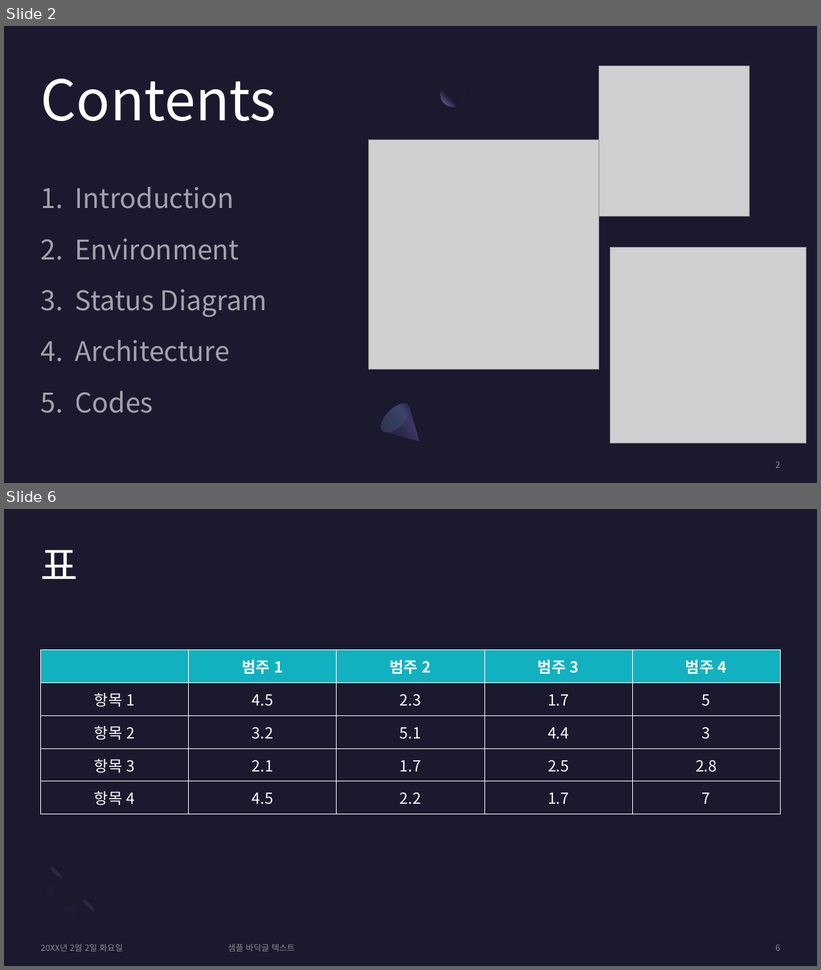
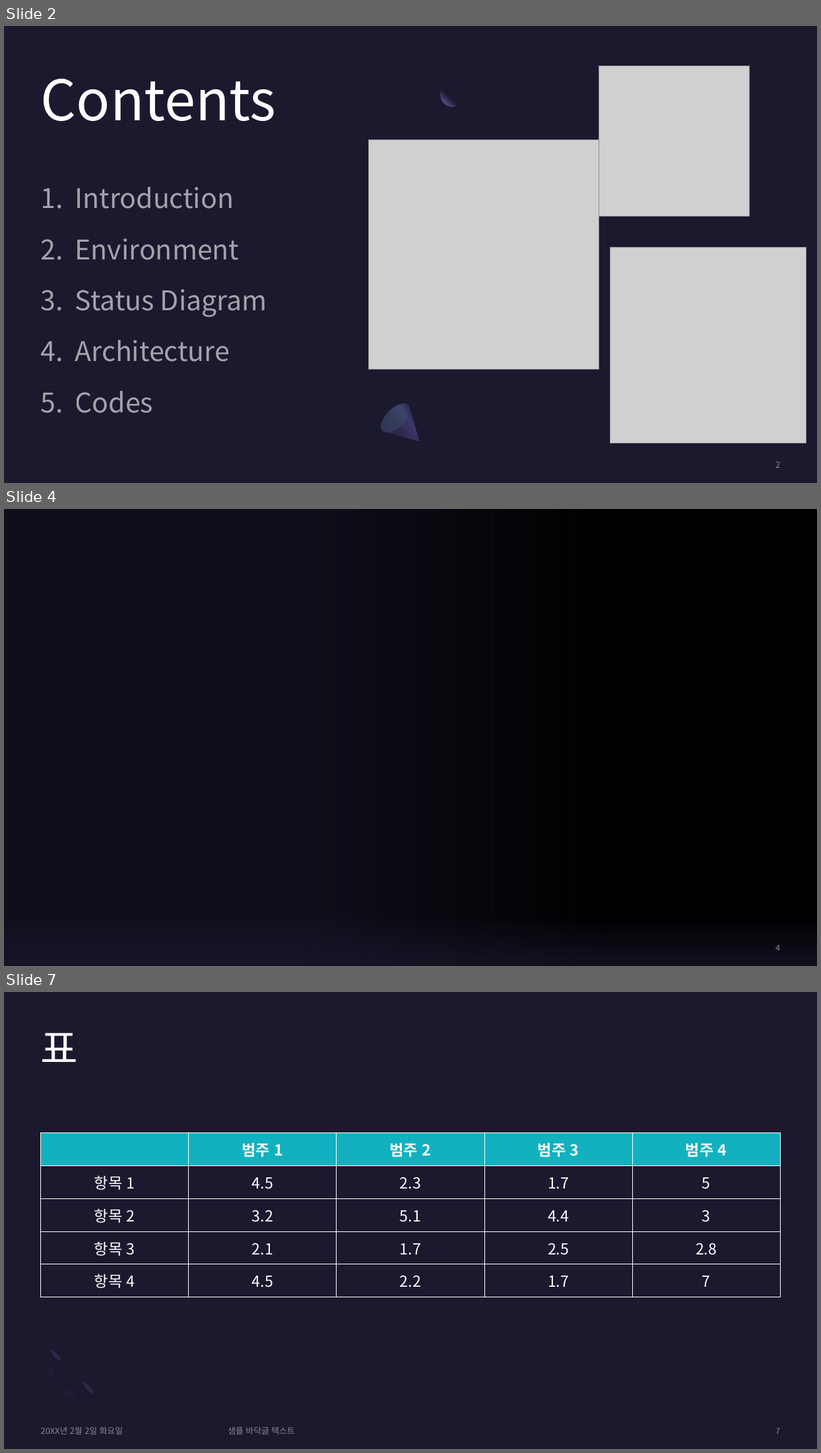
Before and after one commit to sanggusbab/rhythmgame-verilog-assembly, a slide deck: Rhythm Game.pptx. Shown one above the other, each under a label of ours: slides 2 and 6 before the commit, slides 2, 4 and 7 after it; the slides between them are not shown. The pictures are 821x970 and 821x1453 pixels, drawn with LibreOffice and Linux fonts; fonts in the diff are those of the drawing; grey boxes stand for pictures; background and template pictures are left out. Boxes give left, top, right and bottom in pixels: in the first picture for what was removed or moved away, otherwise in the second. Text is boxed around its words. In the diff, an @@ line names an element or a change of style, - is before the commit and + after.

```diff
--- a/Rhythm Game.pptx
+++ b/Rhythm Game.pptx
@@ slide 4 added at (x1=4, y1=509, x2=817, y2=966), background picture (left out) @@
@@ rectangle added at (x1=4, y1=509, x2=604, y2=966), fill gradient #1B192E @@
@@ rectangle added at (x1=4, y1=894, x2=817, y2=966), fill gradient #1B192E @@
@@ page number added at (x1=776, y1=945, x2=780, y2=951), 10 pt, text #A6A6A6 at 80% opacity @@
+4
@@ what was slide 6 is now slide 7 @@
@@ page number at (x1=776, y1=1428, x2=780, y2=1434): text changed @@
-6
+7
```
Also in this commit, not shown: 2 slides changed, 1 other slide added, 1 slide removed, 1 other file.
